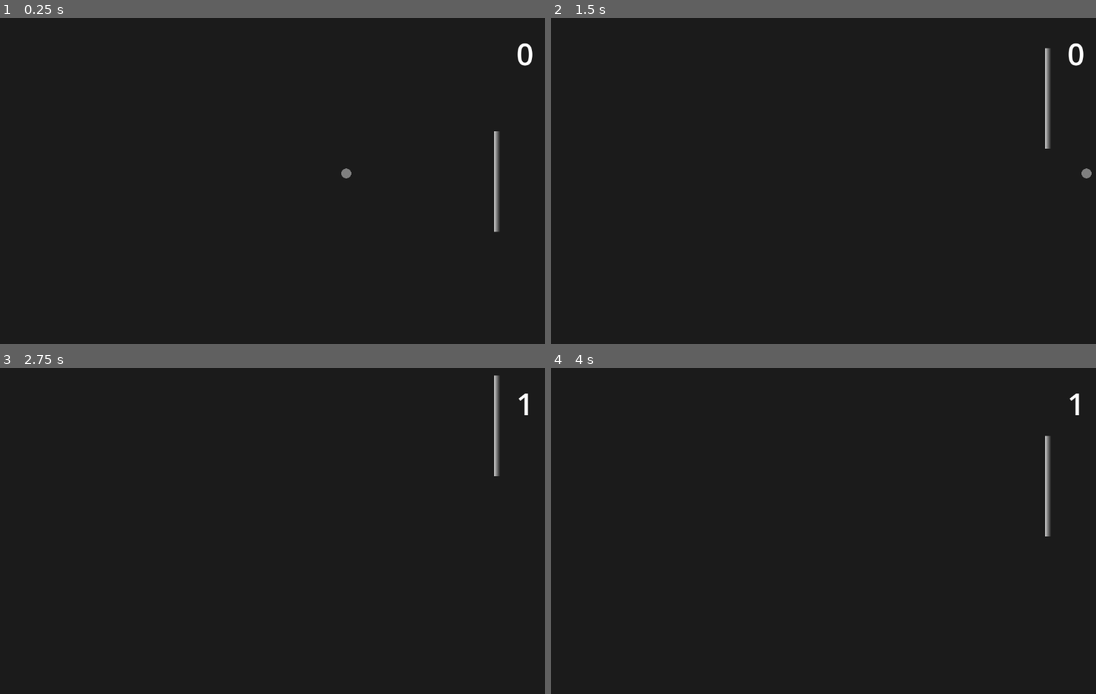
Above: before the commit, frames 1-4 (two rows, left to right).
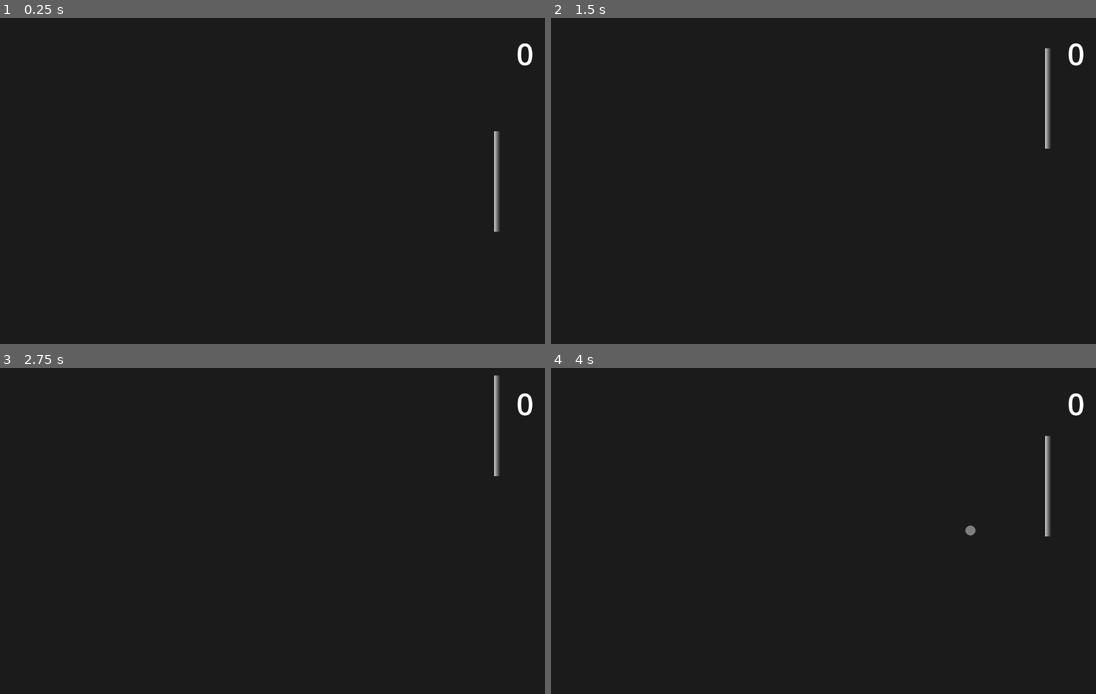
Above: after the commit, the same moments.

Repository: 12in24/not-pong
Game: Godot game, scene res://scenes/main.tscn
Two runs of this game, one before a commit and one after it. Both use one fixed random seed, a clock stepped at 60 frames per second and the inputs below.
Inputs:
- Up to frame 1 (0.25 s): no input
- Up to frame 2 (1.5 s): hold Up (up) 0.53-1.28 s; hold Down (down) from 1.28 s (still down)
- Up to frame 3 (2.75 s): release Down (down) at 2.03 s; hold Up (up) from 2.03 s (still down)
- Up to frame 4 (4 s): release Up (up) at 3.53 s; hold Down (down) from 3.53 s (still down)

The runs differ from the first frame. In frame 1, less than 0.1% of the frame differs, in the area x 62-65%, y 46-50%; in frame 2, less than 0.1%; in frame 3, 0.1%; in frame 4, 0.2%, in the area x 75-98%, y 7-52%.

Commit message:
Add spawner to create balls dynamically

Diff:
--- a/scenes/ball.tscn
+++ b/scenes/ball.tscn
@@ -8,8 +8,11 @@
 @export var speed: float = 300.0
 @export var initial_direction := Vector2(1, 0)
 
+signal died()
+
 func _ready():
 	velocity = initial_direction * speed
+
 
 func _physics_process(delta):
 	var collision = move_and_collide(delta * velocity)
@@ -18,6 +21,11 @@
 		var collider = collision.get_collider()
 		if \"velocity\" in collider:
 			velocity += collider.velocity
+
+
+func die():
+	died.emit()
+	queue_free()
 "
 
 [sub_resource type="CircleShape2D" id="CircleShape2D_pppfi"]
--- a/scenes/main.tscn
+++ b/scenes/main.tscn
@@ -1,10 +1,11 @@
-[gd_scene load_steps=10 format=3 uid="uid://dby207x68f1po"]
+[gd_scene load_steps=11 format=3 uid="uid://dby207x68f1po"]
 
 [ext_resource type="PackedScene" uid="uid://dkep4hmgnilfg" path="res://scenes/paddle.tscn" id="1_yc5lj"]
 [ext_resource type="PackedScene" uid="uid://qg5srn182dyb" path="res://scenes/ball.tscn" id="2_dwyrx"]
 [ext_resource type="Script" path="res://scenes/score_label.gd" id="3_l6knh"]
 [ext_resource type="Script" path="res://scenes/score_zone.gd" id="3_t27mw"]
 [ext_resource type="Script" path="res://scenes/game_state.gd" id="4_kgien"]
+[ext_resource type="Script" path="res://scenes/spawner.gd" id="6_my7q1"]
 
 [sub_resource type="RectangleShape2D" id="RectangleShape2D_udp3b"]
 size = Vector2(1152, 103)
@@ -16,7 +17,7 @@
 font_size = 60
 
 [sub_resource type="RectangleShape2D" id="RectangleShape2D_mnj0b"]
-size = Vector2(137, 784)
+size = Vector2(121, 784)
 
 [node name="Game" type="Node"]
 
@@ -52,9 +53,6 @@
 position = Vector2(50.5, 326)
 shape = SubResource("RectangleShape2D_uri7k")
 
-[node name="Ball" parent="." instance=ExtResource("2_dwyrx")]
-position = Vector2(676, 309)
-
 [node name="ScoreLabel" type="Label" parent="."]
 unique_name_in_owner = true
 offset_left = 1070.0
@@ -71,11 +69,22 @@
 script = ExtResource("3_t27mw")
 
 [node name="CollisionShape2D" type="CollisionShape2D" parent="ScoreZone"]
-position = Vector2(1222.5, 317)
+position = Vector2(1230.5, 317)
 shape = SubResource("RectangleShape2D_mnj0b")
 
 [node name="GameState" type="Node" parent="."]
 unique_name_in_owner = true
 script = ExtResource("4_kgien")
 
+[node name="Spawner" type="Marker2D" parent="."]
+position = Vector2(601, 323)
+script = ExtResource("6_my7q1")
+ball_scene = ExtResource("2_dwyrx")
+
+[node name="Timer" type="Timer" parent="Spawner"]
+unique_name_in_owner = true
+wait_time = 3.0
+one_shot = true
+
 [connection signal="body_entered" from="ScoreZone" to="ScoreZone" method="_on_body_entered"]
+[connection signal="timeout" from="Spawner/Timer" to="Spawner" method="_on_timer_timeout"]
--- a/scenes/score_zone.gd
+++ b/scenes/score_zone.gd
@@ -8,3 +8,4 @@
 func _on_body_entered(body: Node2D):
 	if body.name == 'Ball':
 		game_state.score += 1
+		body.die()
--- /dev/null
+++ b/scenes/spawner.gd
@@ -0,0 +1,27 @@
+extends Marker2D
+
+
+@export var ball_scene: PackedScene
+
+@onready var timer = %Timer
+
+
+# Called when the node enters the scene tree for the first time.
+func _ready():
+	timer.start()
+
+
+# Called every frame. 'delta' is the elapsed time since the previous frame.
+func _process(delta):
+	pass
+
+
+func _on_timer_timeout():
+	var new_ball = ball_scene.instantiate()
+	new_ball.global_position = self.global_position
+	new_ball.died.connect(_on_ball_died)
+	self.add_sibling(new_ball)
+
+
+func _on_ball_died():
+	timer.start()
